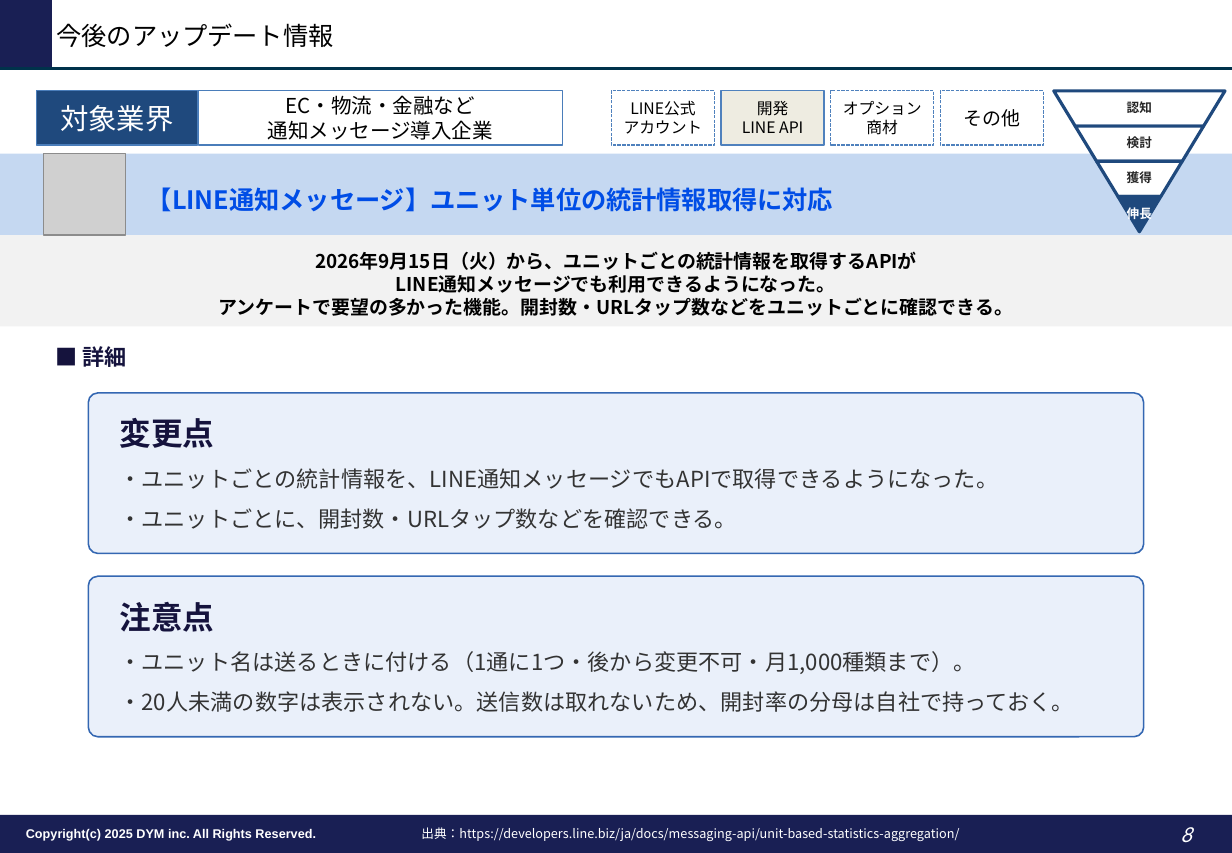
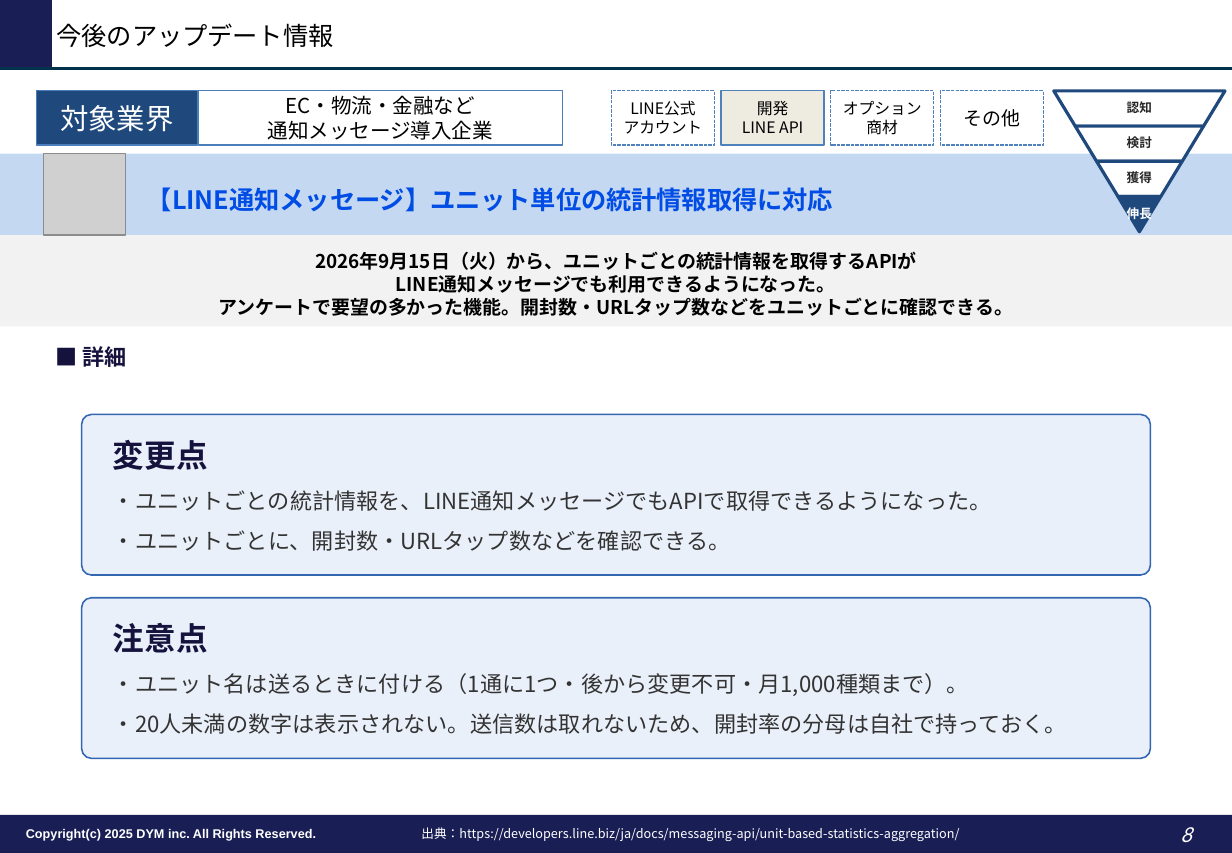
Before and after one commit to tonomura-r-dev/folder, a slide deck: slide 8 of LINEOA媒体最新情報_2026年10月トレンドレポート.pptx. Drawn at 1232x853 pixels with LibreOffice and Linux fonts; fonts in the diff are those of the drawing; grey boxes stand for pictures; background and template pictures are left out. Boxes give left, top, right and bottom in pixels: in the first picture for what was removed or moved away, otherwise in the second. Text is boxed around its words. In the diff, an @@ line names an element or a change of style, - is before the commit and + after.

```diff
--- a/LINEOA媒体最新情報_2026年10月トレンドレポート.pptx
+++ b/LINEOA媒体最新情報_2026年10月トレンドレポート.pptx
@@ rounded rectangle "変更点": place and size @@
-rounded rectangle "変更点" at (89,392,1144,553)
+rounded rectangle "変更点" at (82,414,1151,574)
@@ rounded rectangle "注意点": place and size @@
-rounded rectangle "注意点" at (89,577,1144,737)
+rounded rectangle "注意点" at (82,598,1151,759)
```
Also in this commit, not shown: 9 other slides changed, 1 other file.
